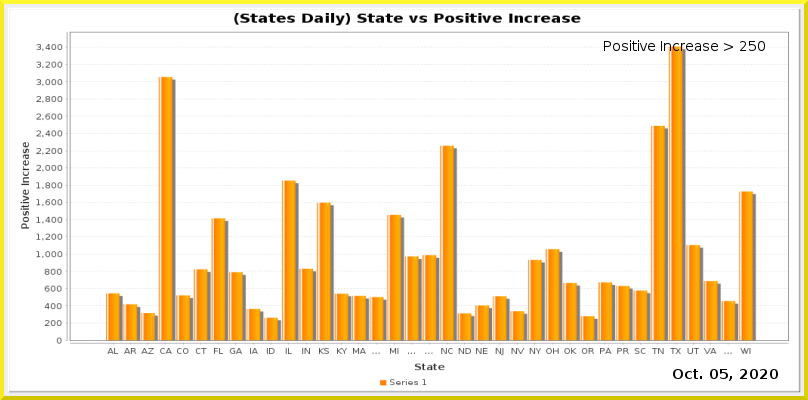
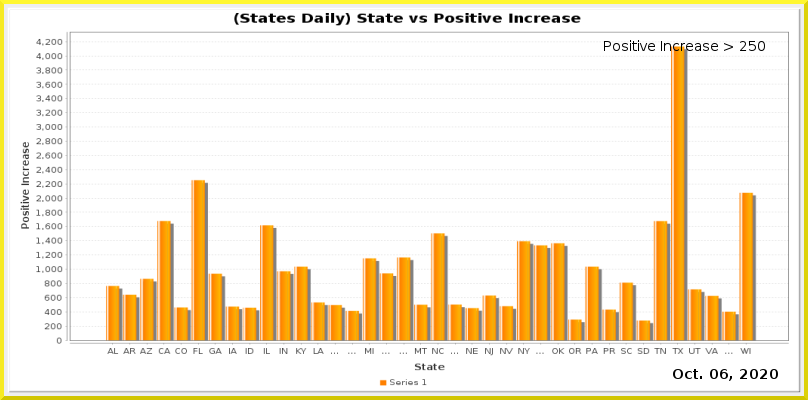
Before/after of a 808px x 400px layered artwork. What changed in the layer stack:
painted on "Current Date" over (720, 369, 728, 379)
painted on "Date_vs_TestIncrease.png" over (36, 38, 789, 356)
